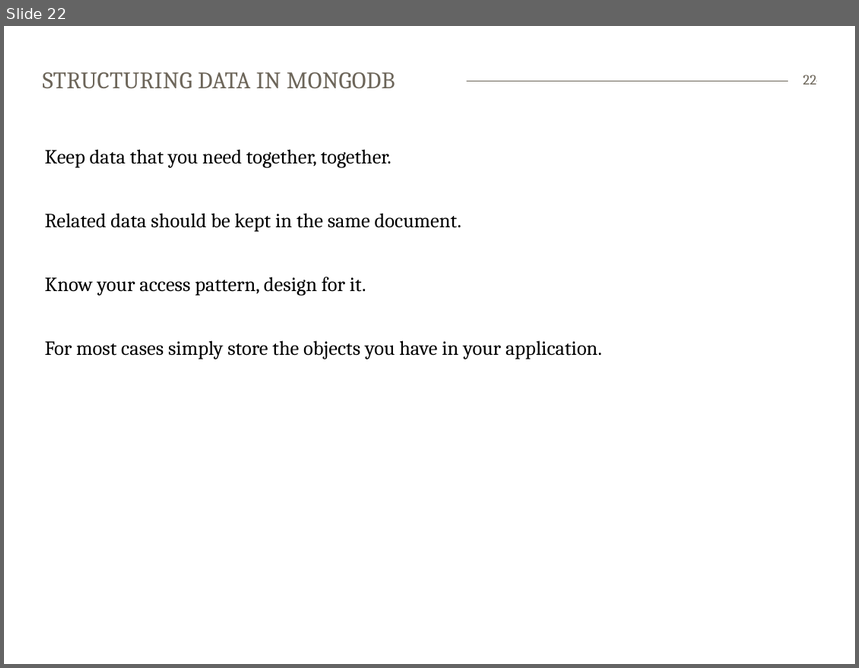
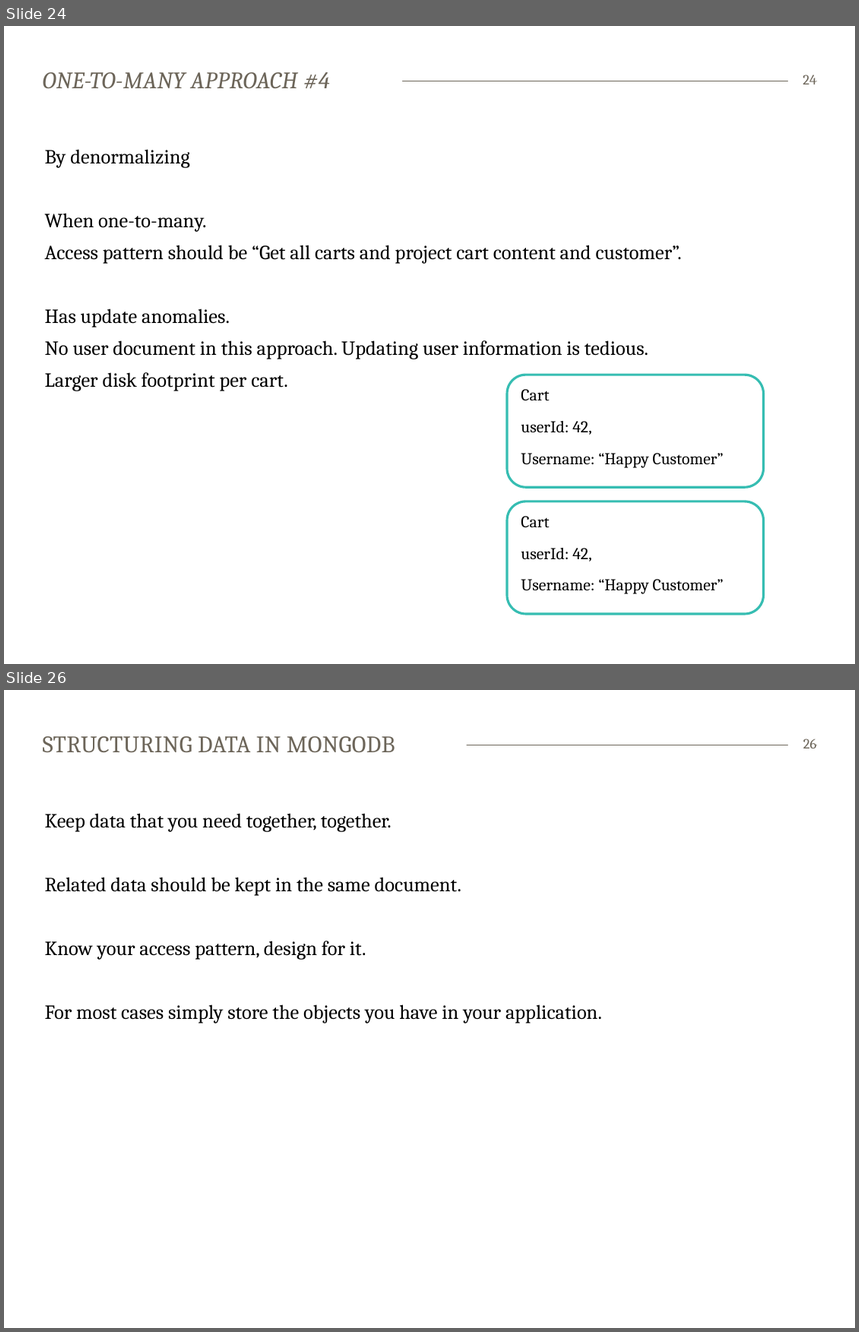
Before and after one commit to bekkopen/databasekurs, a slide deck: mongodb/mongodb-slides.pptx. Shown one above the other, each under a label of ours: slide 22 before the commit, slides 24 and 26 after it; the slides between them are not shown. The pictures are 859x668 and 859x1332 pixels, drawn with LibreOffice and Linux fonts; fonts in the diff are those of the drawing. Boxes give left, top, right and bottom in pixels: in the first picture for what was removed or moved away, otherwise in the second. Text is boxed around its words. In the diff, an @@ line names an element or a change of style, - is before the commit and + after.

```diff
--- a/mongodb/mongodb-slides.pptx
+++ b/mongodb/mongodb-slides.pptx
@@ slide 24 added at <box>4,26,855,664</box>, background #FFFFFF; not listed: 1 template element that a slide beside it also shows @@
@@ title added at <box>43,72,330,88</box>, 20 pt, text #6C6559, italic @@
+ONE-TO-MANY APPROACH #4
@@ page number added at <box>803,75,816,85</box>, 12 pt, text #6C6559 @@
+24
@@ text added at <box>45,149,682,392</box>, 17 pt, text #000000 @@
+By denormalizing
+When one-to-many.
+Access pattern should be “Get all carts and project cart content and customer”.
+Has update anomalies.
+No user document in this approach. Updating user information is tedious.
+Larger disk footprint per cart.
@@ rounded rectangle added at <box>507,375,763,487</box>, fill #FFFFFF, outline #36BDB2 2 pt, 14 pt, text #000000 @@
+Cart
+userId: 42,
+Username: “Happy Customer”
@@ rounded rectangle added at <box>507,502,763,614</box>, fill #FFFFFF, outline #36BDB2 2 pt, 14 pt, text #000000 @@
+Cart
+userId: 42,
+Username: “Happy Customer”
@@ what was slide 22 is now slide 26 @@
@@ page number at <box>804,739,817,749</box>: text changed @@
-22
+26
```
Also in this commit, not shown: 4 slides changed, 5 other slides added, 4 slides removed.
